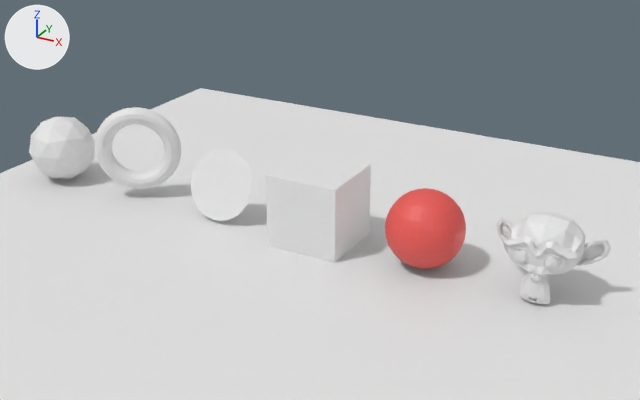
The Blender file udemy-blender/basics.blend: old version first, new version second.
Both versions are drawn from a 50 mm lens placed at (11.4, -18.68, 10.49), pointed at (0.97, 0.27, 1.01). The axes (+X, +Y, +Z) are drawn at upper left. The lights are the same throughout.
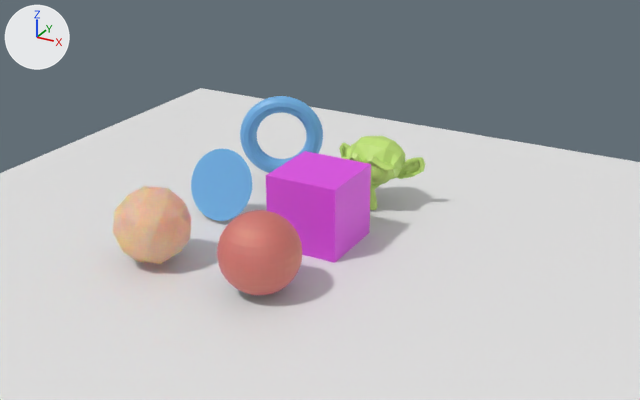
Patch to the scene script:
```diff
--- a/udemy-blender/basics.blend.py
+++ b/udemy-blender/basics.blend.py
@@ mat_brown @@
+mat_brown = principled_material('brown')
+mat_brown.base_color = (0.8, 0.494, 0.325)  # beige #e7bb9a
+mat_brown.subsurface_weight = 0.927
+mat_brown.subsurface_radius = (70.8, 3.0, 0.1)
@@ mat_green @@
+mat_green = principled_material('green')
+mat_green.base_color = (0.552, 0.8, 0.187)  # green #c4e778
@@ mat_blue @@
+mat_blue = principled_material('blue')
+mat_blue.base_color = (0.164, 0.452, 0.8)  # blue #71b3e7
+mat_blue.roughness = 0.445
@@ mat_red @@
+mat_red = principled_material('red')
+mat_red.base_color = (0.8, 0.0175, 0.0157)  # red #e72422
+mat_red.anisotropic = 0.482
+mat_red.transmission_weight = 0.282
+mat_red.coat_weight = 0.773
+mat_red.coat_roughness = 0.794
+mat_red.coat_ior = 4.0
+mat_red.coat_tint = (0.902, 1.0, 0.0)  # yellow #f4ff00
+mat_red.sheen_weight = 0.441
+mat_red.sheen_roughness = 0.318
+mat_red.sheen_tint = (1.0, 0.0261, 0.594)  # pink #ff2dcb
@@ mat_purple @@
+mat_purple = principled_material('purple')
+mat_purple.base_color = (0.755, 0.0718, 0.8)  # pink #e14ce7
@@ me_cube_001 @@
 me_cube_001.from_pydata(...)  # 8 vertices, 6 faces; spans x -1.0..1.0, y -1.0..1.0, z -1.0..1.0
+me_cube_001.materials.append(mat_purple)  # pink #e14ce7
@@ me_sphere @@
 me_sphere.from_pydata(...)  # 482 vertices, 512 faces; spans x -1.0..1.0, y -1.0..1.0, z -1.0..1.0
-me_sphere.materials.append(mat_material_001)  # red #e75954
+me_sphere.materials.append(mat_red)  # red #e72422
@@ me_cone @@
 me_cone.from_pydata(...)  # 33 vertices, 33 faces; spans x -1.0..1.0, y -1.0..1.0, z -1.0..1.0
+me_cone.materials.append(mat_blue)  # blue #71b3e7
@@ me_torus @@
 me_torus.from_pydata(...)  # 576 vertices, 576 faces; spans x -1.25..1.25, y -1.25..1.25, z -0.25..0.25
+me_torus.materials.append(mat_blue)  # blue #71b3e7
@@ me_suzanne_001 @@
 me_suzanne_001.from_pydata(...)  # 507 vertices, 500 faces; spans x -1.37..1.37, y -0.85..0.85, z -0.98..0.98
+me_suzanne_001.materials.append(mat_green)  # green #c4e778
@@ me_icosphere @@
 me_icosphere.from_pydata(...)  # 42 vertices, 80 faces; spans x -0.95..0.95, y -1.0..1.0, z -1.0..1.0
+me_icosphere.materials.append(mat_brown)  # beige #e7bb9a
@@ ob_sphere @@
 ob_sphere = bpy.data.objects.new('Sphere', me_sphere)
-ob_sphere.location = (4.1, 0.0, 1.0)
+ob_sphere.location = (1.21, -3.08, 1.0)
@@ ob_torus @@
 ob_torus = bpy.data.objects.new('Torus', me_torus)
-ob_torus.location = (-4.9, 0.0, 1.5)
+ob_torus.location = (-1.82, 2.94, 1.5)
 ob_torus.rotation_euler = (1.571, 0.0, 0.523)  # degrees (90, 0, 30)
@@ ob_suzanne @@
 ob_suzanne = bpy.data.objects.new('Suzanne', me_suzanne_001)
-ob_suzanne.location = (7.1, 0.0, 1.0)
+ob_suzanne.location = (1.32, 2.86, 1.0)
@@ ob_icosphere @@
 ob_icosphere = bpy.data.objects.new('Icosphere', me_icosphere)
-ob_icosphere.location = (-7.9, 0.0, 1.0)
+ob_icosphere.location = (-1.95, -3.08, 1.0)
```

Changed parts and their boxes (x1, y1, x2, y2) in the pictures (640 x 400 px):
'Sphere', recoloured, moved: before (385, 188, 466, 269); after (217, 210, 302, 295)
'Cube', recoloured (white to pink): (266, 151, 371, 263) in both
'Suzanne', recoloured, moved: before (496, 212, 611, 304); after (339, 136, 425, 210)
'Icosphere', recoloured, moved: before (29, 116, 95, 179); after (113, 186, 191, 264)
'Torus', recoloured, moved: before (95, 107, 181, 189); after (240, 96, 323, 173)
'Cone', recoloured (white to blue): (191, 149, 252, 221) in both
